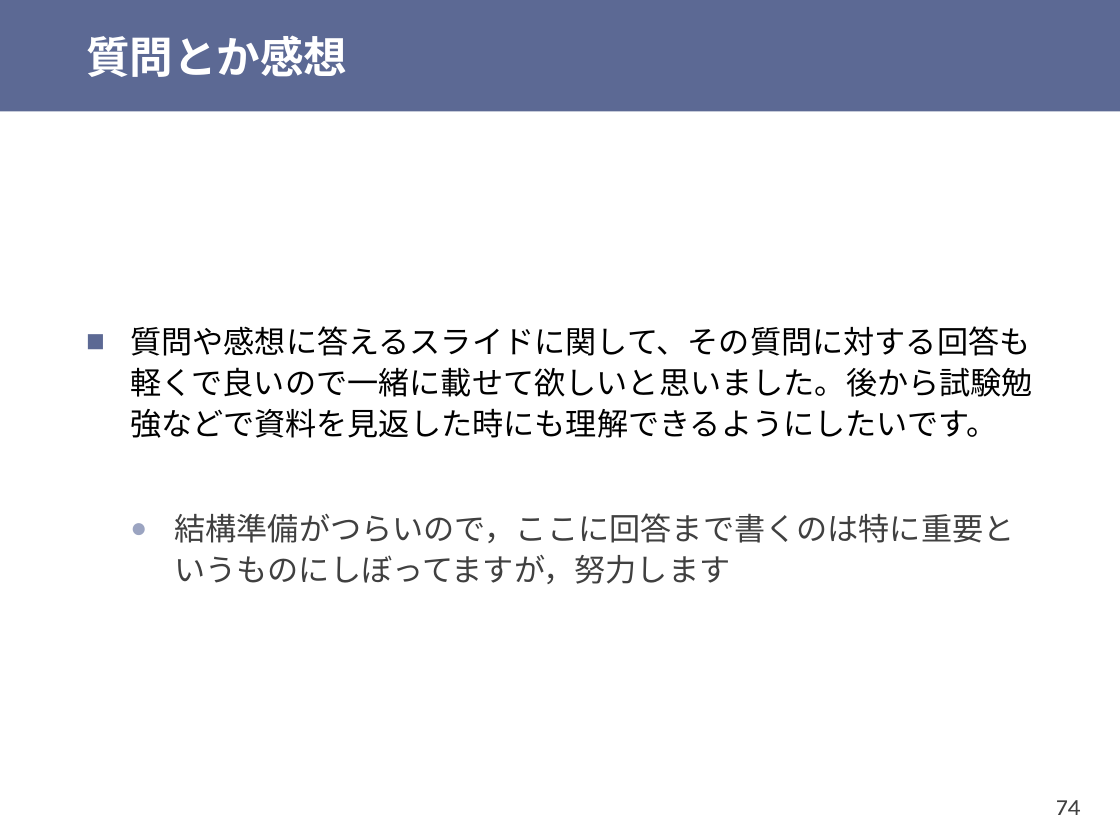
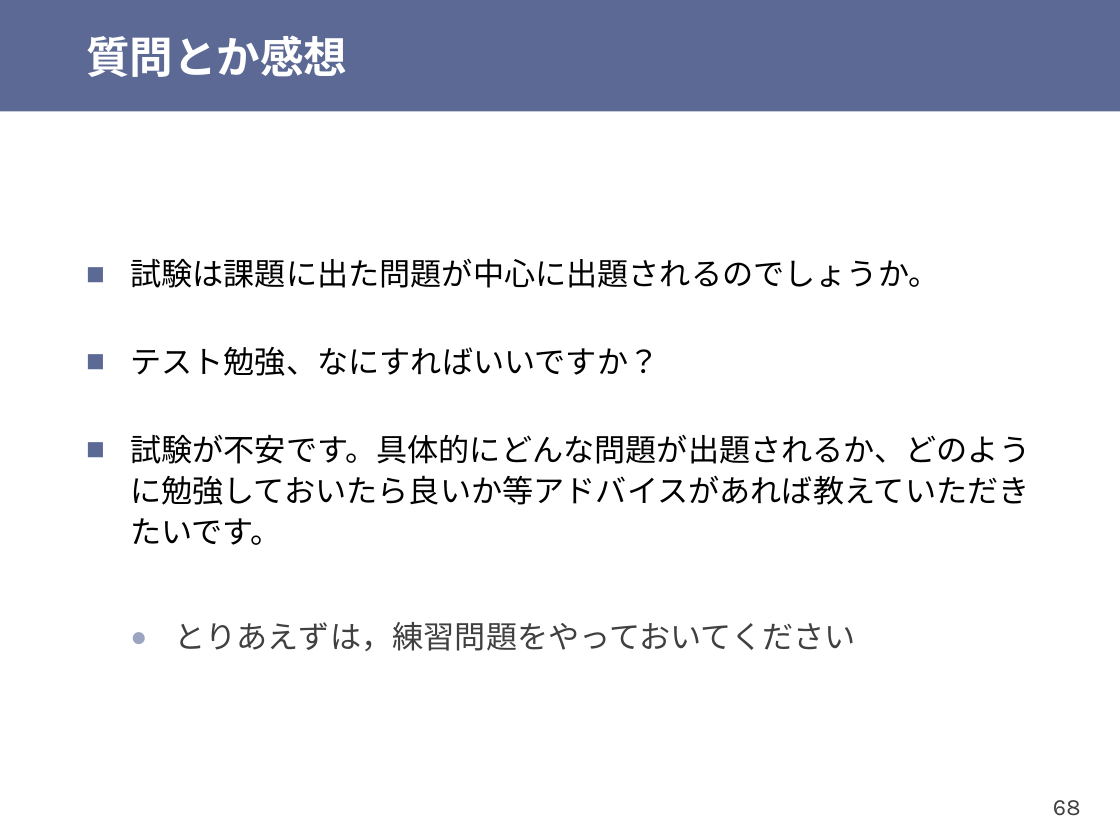
Before and after one commit to shioyadan/otya-computer-architecture-i, a slide deck: slide 68 of cai-shioya-10.pptx (slide 74 before the commit). Drawn at 1120x840 pixels with LibreOffice and Linux fonts; fonts in the diff are those of the drawing. Boxes give left, top, right and bottom in pixels: in the first picture for what was removed or moved away, otherwise in the second. Text is boxed around its words. In the diff, an @@ line names an element or a change of style, - is before the commit and + after.

```diff
--- a/cai-shioya-10.pptx
+++ b/cai-shioya-10.pptx
@@ text at box(130, 258, 1030, 651): text changed @@
-■ 質問や感想に答えるスライドに関して、その質問に対する回答も軽くで良いので一緒に載せて欲しいと思いました。後から試験勉強などで資料を見返した時にも理解できるようにしたいです。
-  ● 結構準備がつらいので，ここに回答まで書くのは特に重要というものにしぼってますが，努力します
+■ 試験は課題に出た問題が中心に出題されるのでしょうか。
+■ テスト勉強、なにすればいいですか？
+■ 試験が不安です。具体的にどんな問題が出題されるか、どのように勉強しておいたら良いか等アドバイスがあれば教えていただきたいです。
+  ● とりあえずは，練習問題をやっておいてください
@@ page number at box(1053, 800, 1081, 816): text changed @@
-74
+68
```
Also in this commit, not shown: 25 other slides changed, 2 slides added, 25 slides removed, 1 other file.
